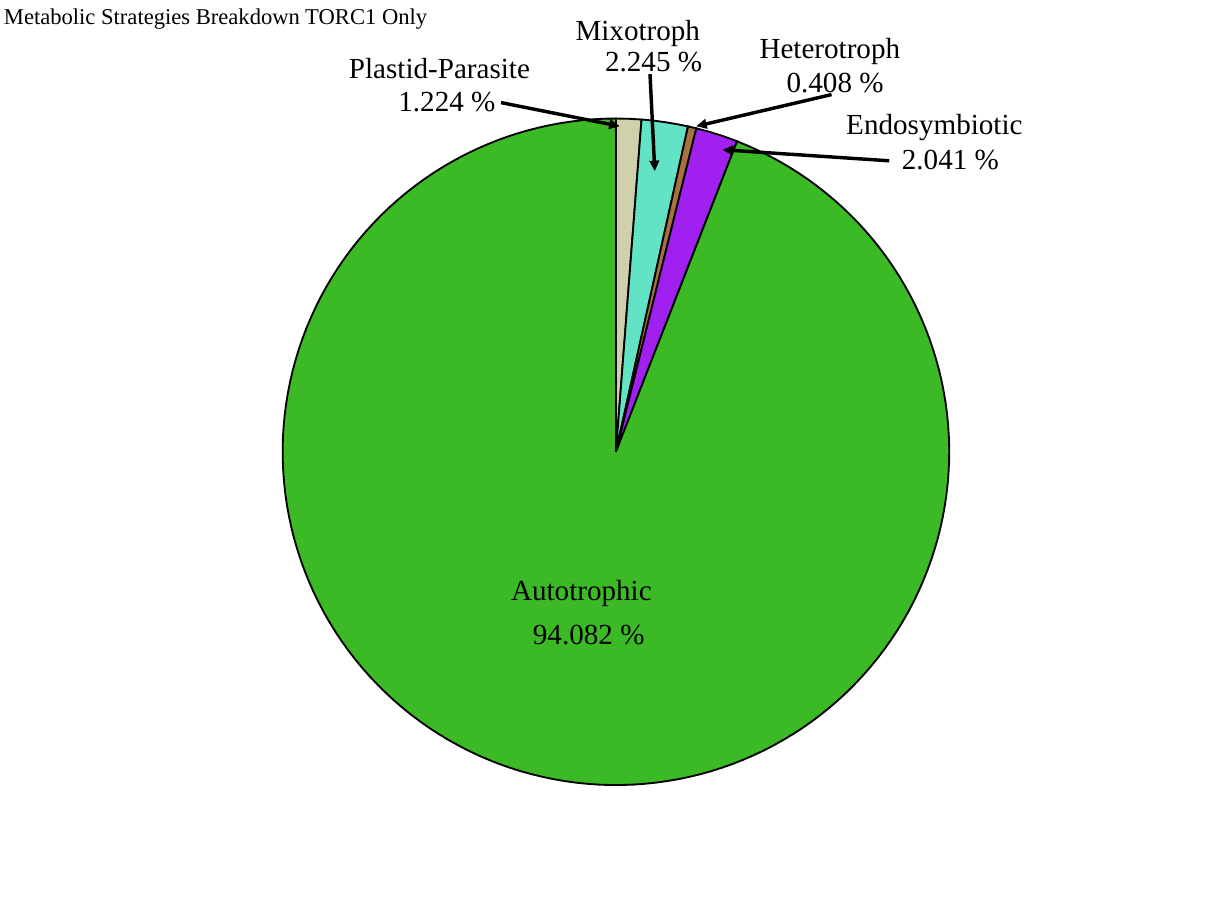
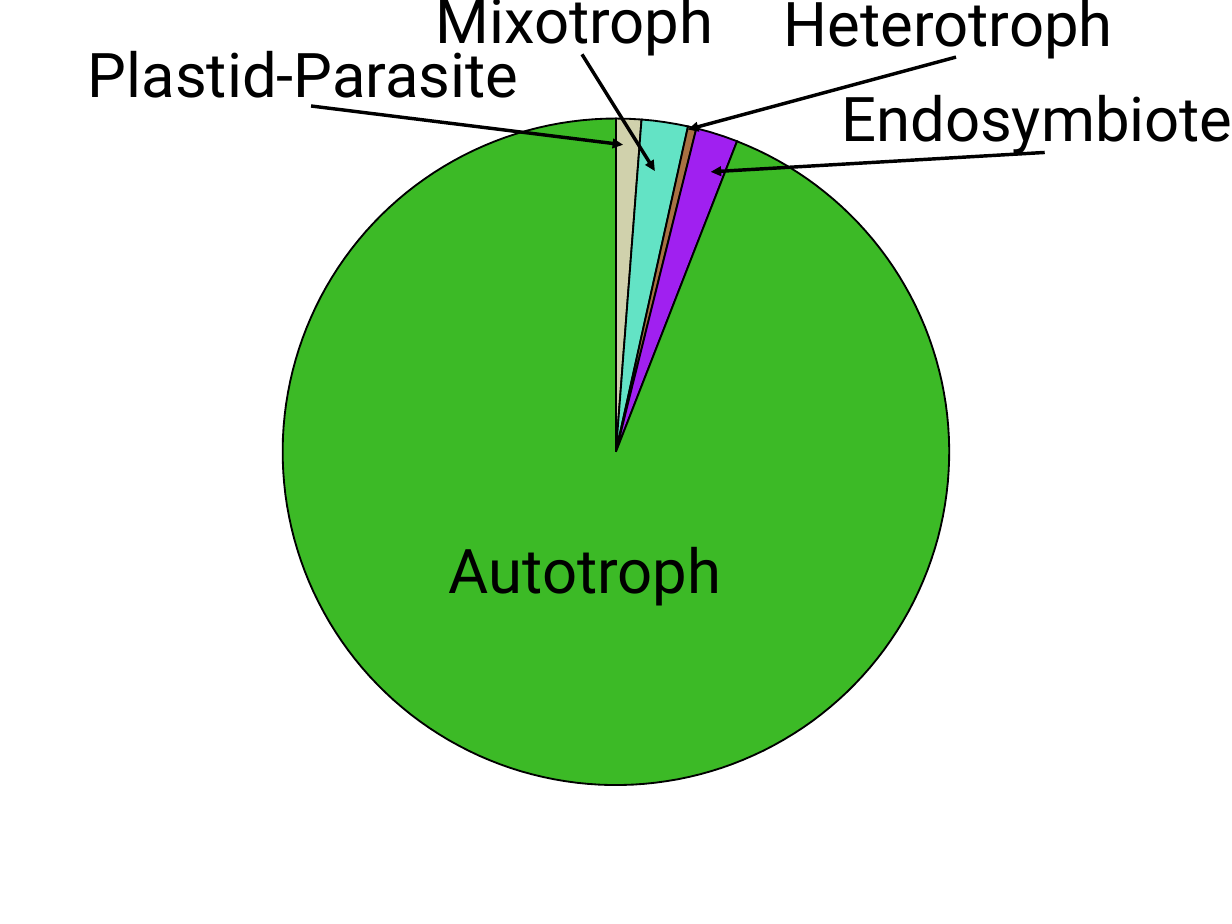
Before and after one commit to Dellaraam/TOR_phylogenetics, a slide deck: slide 1 of Images/Figures_PPT/Torc1MetaPie.pptx. Drawn at 1232x924 pixels with LibreOffice and Linux fonts; fonts in the diff are those of the drawing. Boxes give left, top, right and bottom in pixels: in the first picture for what was removed or moved away, otherwise in the second. Text is boxed around its words. In the diff, an @@ line names an element or a change of style, - is before the commit and + after.

```diff
--- a/Images/Figures_PPT/Torc1MetaPie.pptx
+++ b/Images/Figures_PPT/Torc1MetaPie.pptx
@@ group removed at <box>4,8,968,645</box>: 6 texts @@
-1.224 %
-2.245 %
-0.408 %
-2.041 %
-94.082 %
-Metabolic Strategies Breakdown TORC1 Only
@@ text "Mixotroph": place and size @@
-text "Mixotroph" at <box>576,19,701,45</box>
+text "Mixotroph" at <box>435,0,713,58</box>
@@ text "Heterotroph": place and size @@
-text "Heterotroph" at <box>760,37,901,63</box>
+text "Heterotroph" at <box>784,0,1113,61</box>
@@ size 17.1 to 36 pt, font Times New Roman to Roboto in 3 elements at <box>435,0,713,58</box>, <box>784,0,1113,61</box>, <box>88,41,519,112</box> @@
@@ text "Plastid-Parasite": place and size @@
-text "Plastid-Parasite" at <box>349,57,530,79</box>
+text "Plastid-Parasite" at <box>88,41,519,112</box>
@@ arrow moved from (650, 74) - (654, 171) to (582, 54) - (654, 171) @@
@@ arrow moved from (832, 95) - (696, 126) to (956, 57) - (689, 129) @@
@@ text at <box>841,85,1232,156</box>: text changed; size 17.1 to 36 pt; font Times New Roman to Roboto @@
-Endosymbiotic
+Endosymbiote
@@ arrow moved from (501, 102) - (620, 126) to (312, 106) - (623, 145) @@
@@ arrow moved from (890, 161) - (723, 150) to (1045, 153) - (711, 171) @@
@@ text at <box>449,547,721,606</box>: text changed; size 17.1 to 36 pt; font Times New Roman to Roboto @@
-Autotrophic
+Autotroph
```
Also in this commit, not shown: 8 other files.
